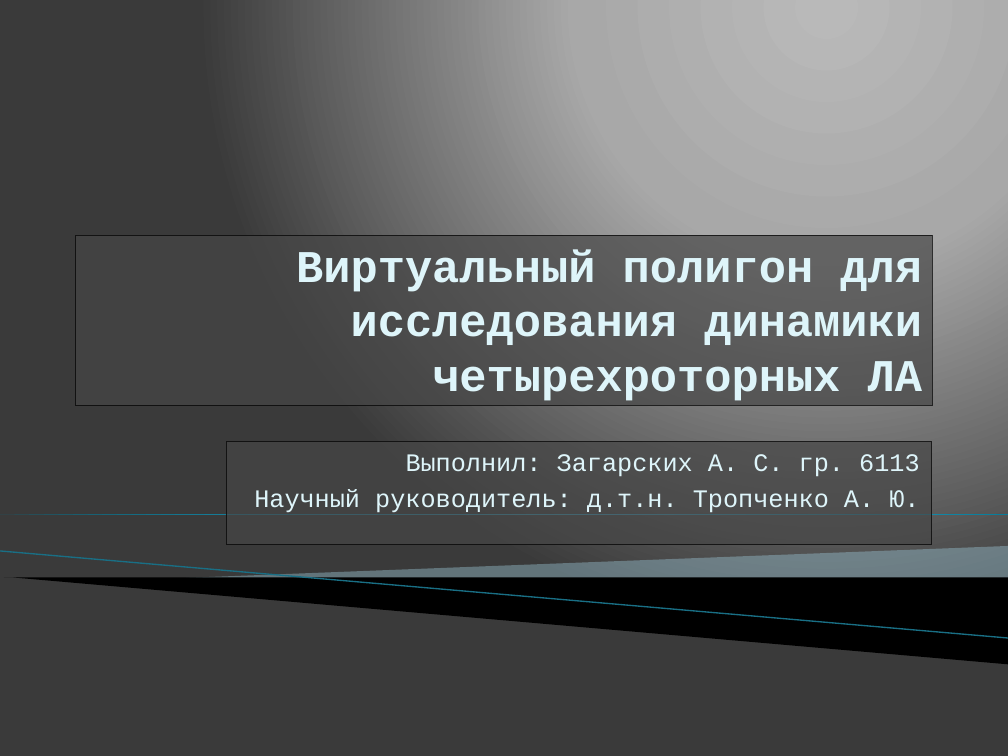
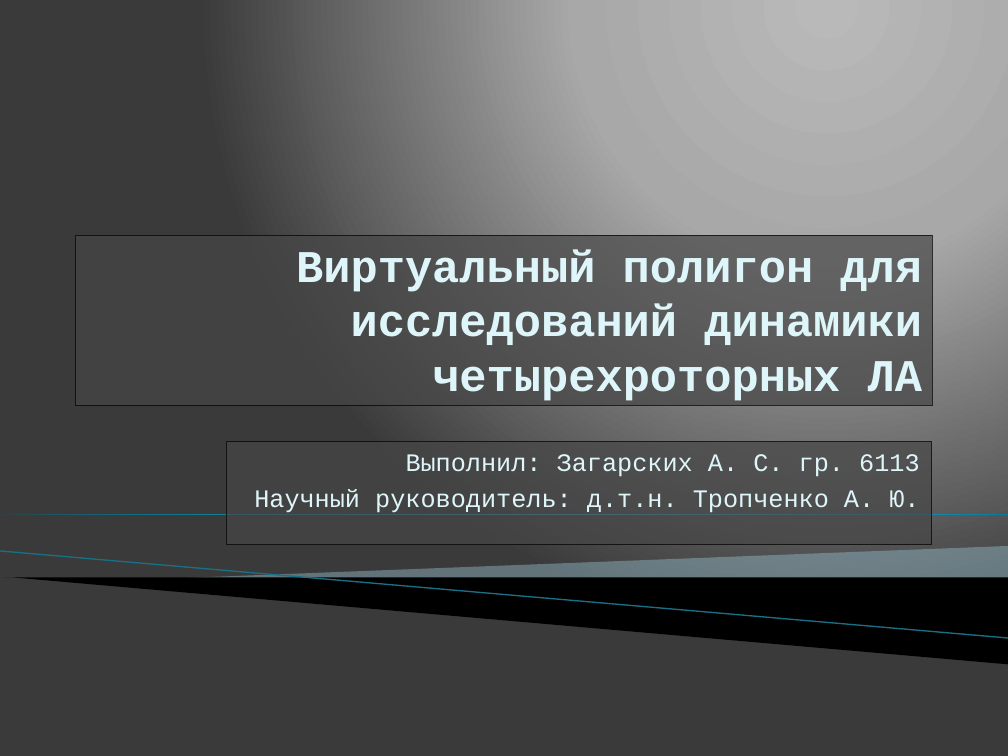
Before and after one commit to yaceq/quadro-xds, a slide deck: slide 1 of Docs/alazar_thesis/presentation.pptx. Drawn at 1008x756 pixels with LibreOffice and Linux fonts; fonts in the diff are those of the drawing; background and template pictures are left out. Boxes give left, top, right and bottom in pixels: in the first picture for what was removed or moved away, otherwise in the second. Text is boxed around its words. In the diff, an @@ line names an element or a change of style, - is before the commit and + after.

```diff
--- a/Docs/alazar_thesis/presentation.pptx
+++ b/Docs/alazar_thesis/presentation.pptx
@@ title at [296,249,922,401]: text changed @@
-Виртуальный полигон для исследования динамики четырехроторных ЛА
+Виртуальный полигон для исследований динамики четырехроторных ЛА
```
